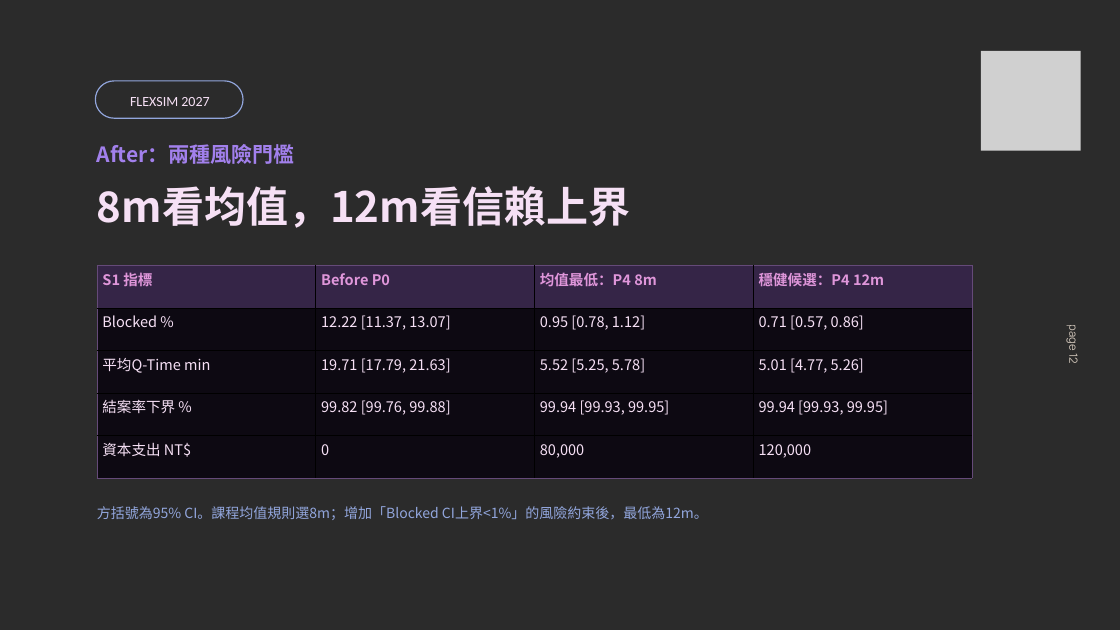
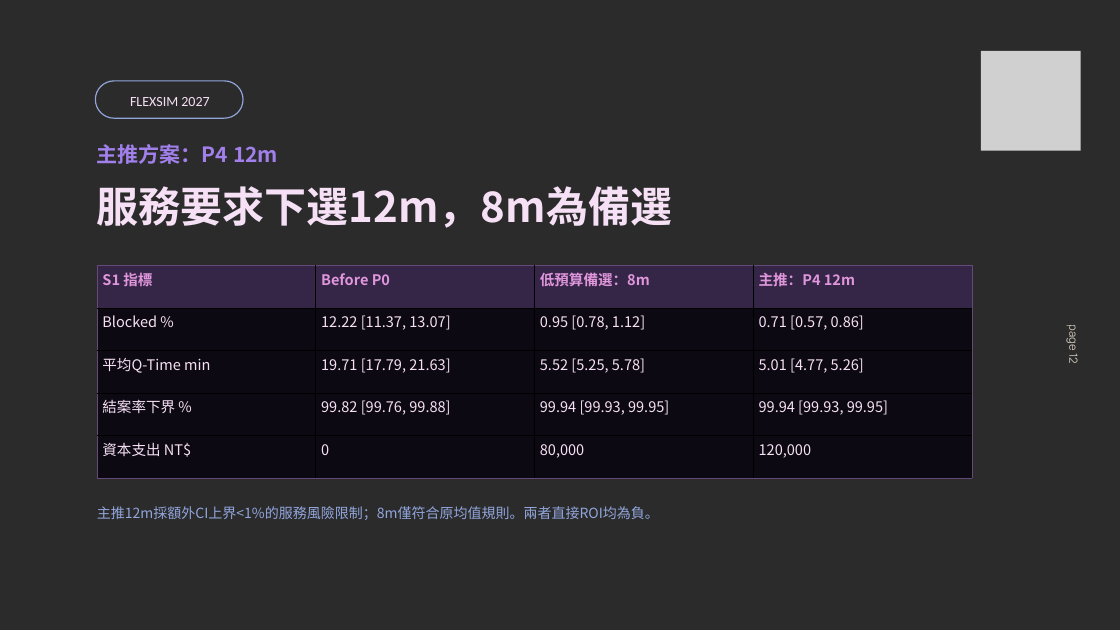
Before and after one commit to JRYTW/flexsim-circular-logistics-digital-twin, a slide deck: slide 12 of 重點檔案/01_成果簡報.pptx. Drawn at 1120x630 pixels with LibreOffice and Linux fonts; fonts in the diff are those of the drawing; grey boxes stand for pictures; background and template pictures are left out; a plain dark background stands for a picture behind light text. Boxes give left, top, right and bottom in pixels: in the first picture for what was removed or moved away, otherwise in the second. Text is boxed around its words. In the diff, an @@ line names an element or a change of style, - is before the commit and + after.

```diff
--- a/重點檔案/01_成果簡報.pptx
+++ b/重點檔案/01_成果簡報.pptx
@@ text at box(97, 144, 278, 164): text changed @@
-After：兩種風險門檻
+主推方案：P4 12m
@@ text at box(97, 186, 672, 228): text changed @@
-8m看均值，12m看信賴上界
+服務要求下選12m，8m為備選
@@ table at box(97, 265, 973, 478) @@
-row 1, column 3: 均值最低：P4 8m
+row 1, column 3: 低預算備選：8m
-row 1, column 4: 穩健候選：P4 12m
+row 1, column 4: 主推：P4 12m
@@ text at box(97, 506, 659, 520): text changed @@
-方括號為95% CI。課程均值規則選8m；增加「Blocked CI上界<1%」的風險約束後，最低為12m。
+主推12m採額外CI上界<1%的服務風險限制；8m僅符合原均值規則。兩者直接ROI均為負。
```
Also in this commit, not shown: 5 other slides changed, 2 slides added, 2 slides removed, 19 other files.
